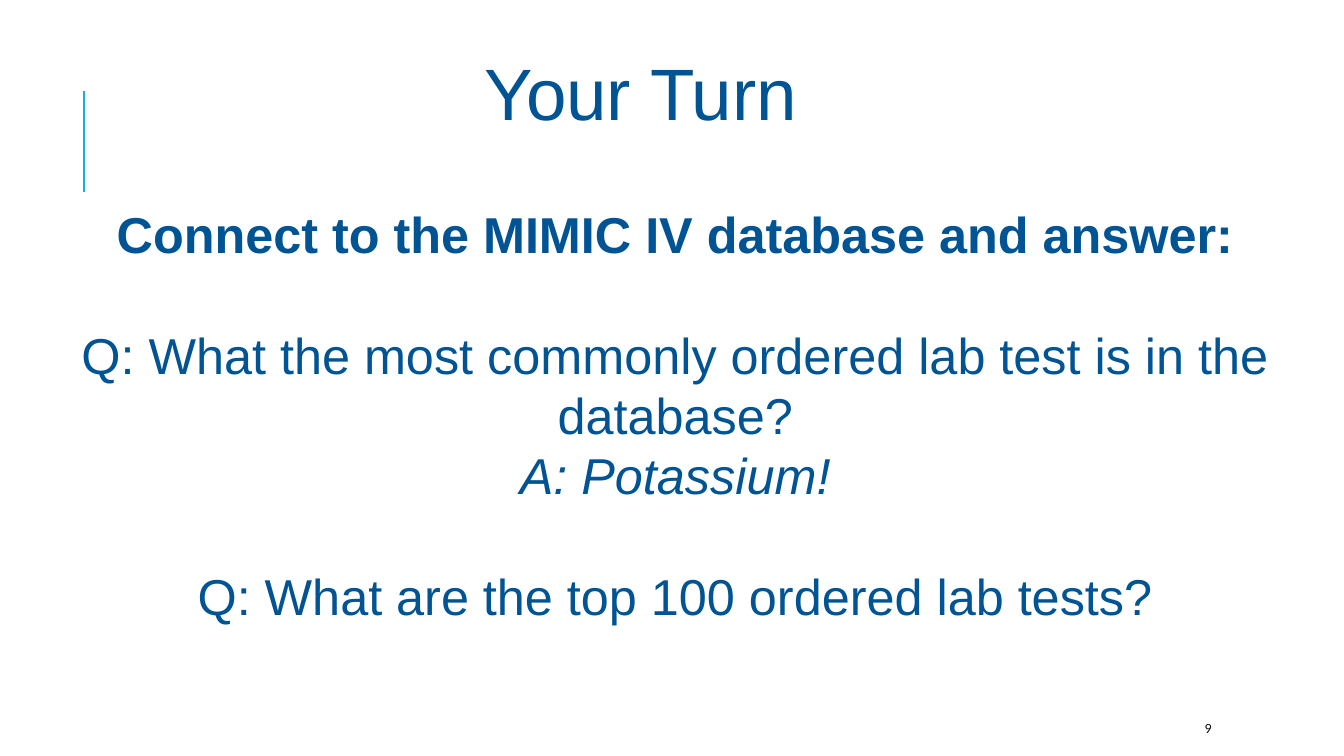
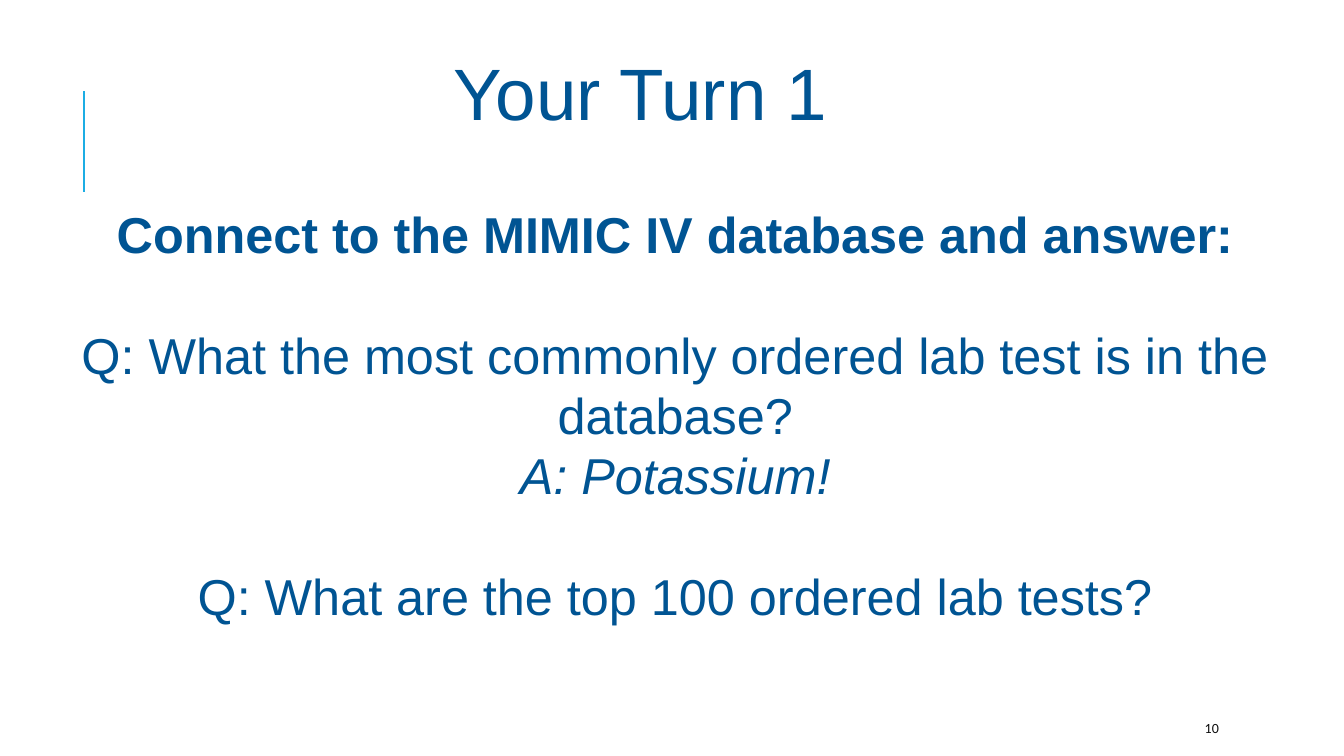
Before and after one commit to amromeo/api_r_int_db_24, a slide deck: slide 10 of presentations/03 - Joins.pptx (slide 9 before the commit). Drawn at 1344x756 pixels with LibreOffice and Linux fonts; fonts in the diff are those of the drawing; background and template pictures are left out. Boxes give left, top, right and bottom in pixels: in the first picture for what was removed or moved away, otherwise in the second. Text is boxed around its words. In the diff, an @@ line names an element or a change of style, - is before the commit and + after.

```diff
--- a/presentations/03 - Joins.pptx
+++ b/presentations/03 - Joins.pptx
@@ text at [454, 70, 827, 121]: text changed @@
-Your Turn
+Your Turn 1
@@ page number at [1205, 724, 1219, 733]: text changed @@
-9
+10
```
Also in this commit, not shown: 12 other slides changed, 1 slide added, 1 slide removed.
